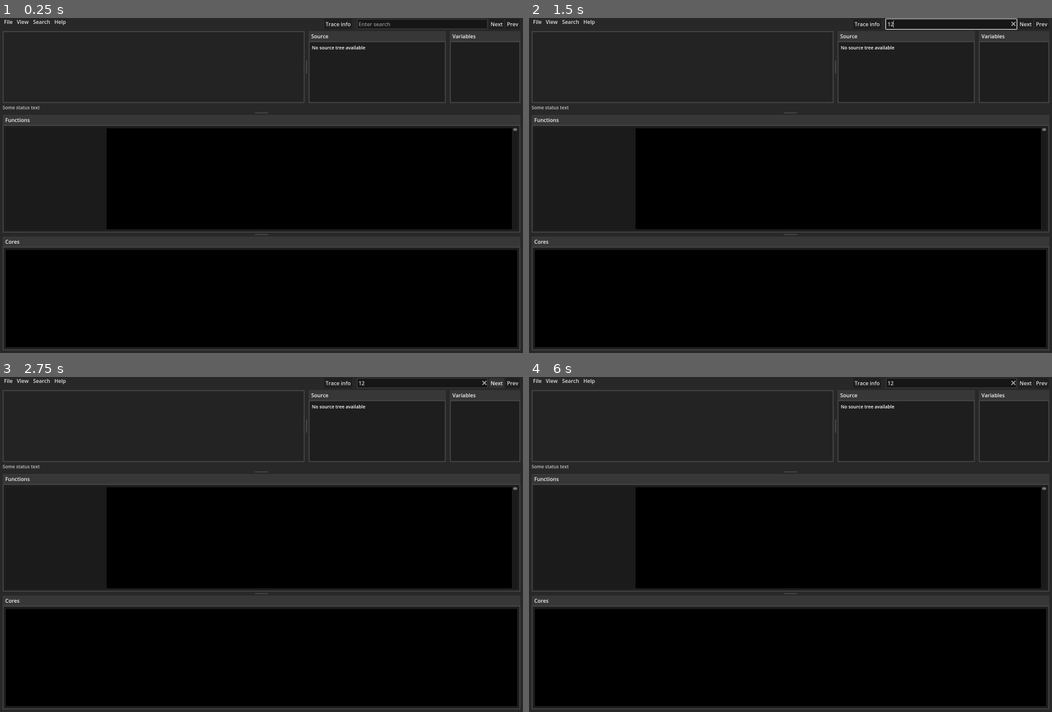
Above: before the commit, frames 1-4 (two rows, left to right).
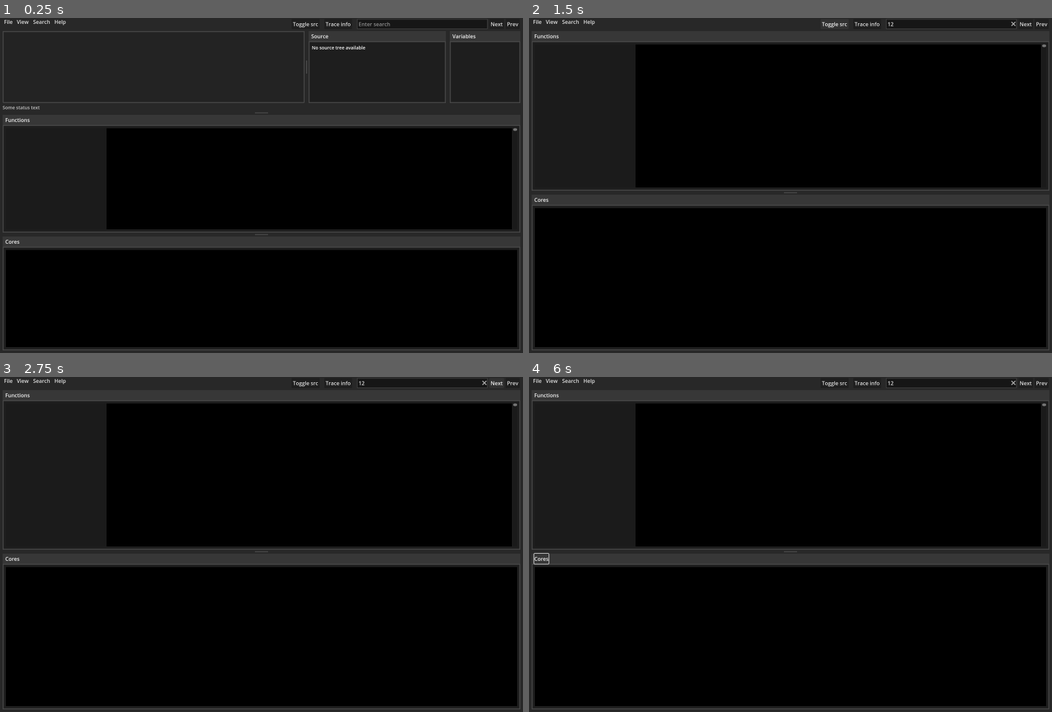
Above: after the commit, the same moments.

Repository: PatrikAAberg/dmce-gui
Game: Godot game, scene res://TraceGUI.tscn
Two runs of this game, one before a commit and one after it. Both use one fixed random seed, a clock stepped at 60 frames per second and the inputs below.
Inputs (mouse positions are in pixels of both pictures, inside the frame that each line leads up to):
- Up to frame 1 (0.25 s): no input
- Up to frame 2 (1.5 s): click (952, 24) at 0.52 s; type "12" at 0.6 s; click (832, 24) at 1.25 s, where only the run after the commit has a clickable "Toggle src"
- Up to frame 3 (2.75 s): click "Next" at 2 s
- Up to frame 4 (6 s): click "Next" at 2.75 s; click "Prev" at 3.5 s; click "Trace info" at 4.25 s; tap Enter at 5 s; move the mouse to (905, 527) at 5.02 s; hold Up 5.03-5.75 s; tap Space at 5.1, 5.27, 5.57, 5.75 s; click (905, 527) at 5.17 s; drag from (685, 561) to (764, 611) at 5.77 s

The runs differ from the first frame. In frame 1, less than 0.1% of the frame differs, in the area x 56-61%, y 1-3%; in frame 2, 33%, in the area x 0-100%, y 0-70%; in frame 3, 33%; in frame 4, 33%.
Error before the commit: Invalid access of index '0' on a base object of type: 'Array'. (res://TraceGUI.gd:471)
Error after the commit: Invalid access of index '0' on a base object of type: 'Array'. (res://TraceGUI.gd:482)

Commit message:
trace: show/hide trace, src and vars

Diff:
--- a/dmcetraceGUI/TraceGUI.gd
+++ b/dmcetraceGUI/TraceGUI.gd
@@ -67,6 +67,7 @@
 var FindNextButton
 var FindPrevButton
 var TraceInfoButton
+var ShowSrcButton
 var re_remove_probe
 var TraceViewStart
 var TraceViewEnd
@@ -401,6 +402,7 @@
 	FindNextButton		= get_node("FindNextButton")
 	FindPrevButton		= get_node("FindPrevButton")
 	TraceInfoButton 	= get_node("TraceInfoButton")
+	ShowSrcButton		= get_node("ShowSrcButton")
 	ShowCurrentTraceInfoDialog = get_node("ShowCurrentTraceInfoDialog")
 	AskForConfirmationDialog = get_node("AskForConfirmationDialog")
 	SettingsConfirmationDialog = get_node("SettingsConfirmationDialog")
@@ -432,6 +434,7 @@
 	FindNextButton.pressed.connect(self._find_next_button_pressed)
 	FindPrevButton.pressed.connect(self._find_prev_button_pressed)
 	TraceInfoButton.pressed.connect(self._trace_info_button_pressed)
+	ShowSrcButton.pressed.connect(self._show_src_button_pressed)
 	SettingsConfirmationDialog.confirmed.connect(self._settings_confirmation_dialog_confirmed)
 
 	# Initial state
@@ -462,6 +465,14 @@
 	$MenuBar/PopupMenuSearch.name = " Search "
 	$MenuBar/PopupMenuHelp.name = " Help "
 
+func _show_src_button_pressed():
+	ShowSrcButton.release_focus()
+	if TopVBoxContainer.visible == false:
+		TopVBoxContainer.visible = true
+	else:
+		TopVBoxContainer.visible = false
+
+
 func _trace_info_button_pressed():
 	TraceInfoButton.release_focus()
 	CurrentTraceInfoLabel.text = str("\n".join(Trace[TActive].TraceInfo))
@@ -549,6 +560,9 @@
 
 	TraceInfoButton.position.x = FindLineEdit.position.x - 100
 	TraceInfoButton.position.y = 3
+
+	ShowSrcButton.position.x = TraceInfoButton.position.x - 100
+	ShowSrcButton.position.y = 3
 
 	VSplitCTop.split_offset = VSplitCTop.size.y * VSplitTop
 	HSplitCTop.split_offset = HSplitCTop.size.x * HSplitTop
@@ -986,6 +1000,4 @@
 func deb_func():
 	print("DEB " + str(debcnt))
 	debcnt += 1
-	FChart.position.y -= 10
-	TopVBoxContainer.visible = false
 ##########################
--- a/dmcetraceGUI/TraceGUI.tscn
+++ b/dmcetraceGUI/TraceGUI.tscn
@@ -405,6 +405,12 @@
 offset_bottom = 8.0
 text = "Trace info"
 
+[node name="ShowSrcButton" type="Button" parent="."]
+layout_mode = 0
+offset_right = 8.0
+offset_bottom = 8.0
+text = "Toggle src"
+
 [node name="ShowCurrentTraceInfoDialog" type="AcceptDialog" parent="."]
 title = "Trace Info"
 theme_override_styles/panel = SubResource("StyleBoxFlat_v6g7g")
